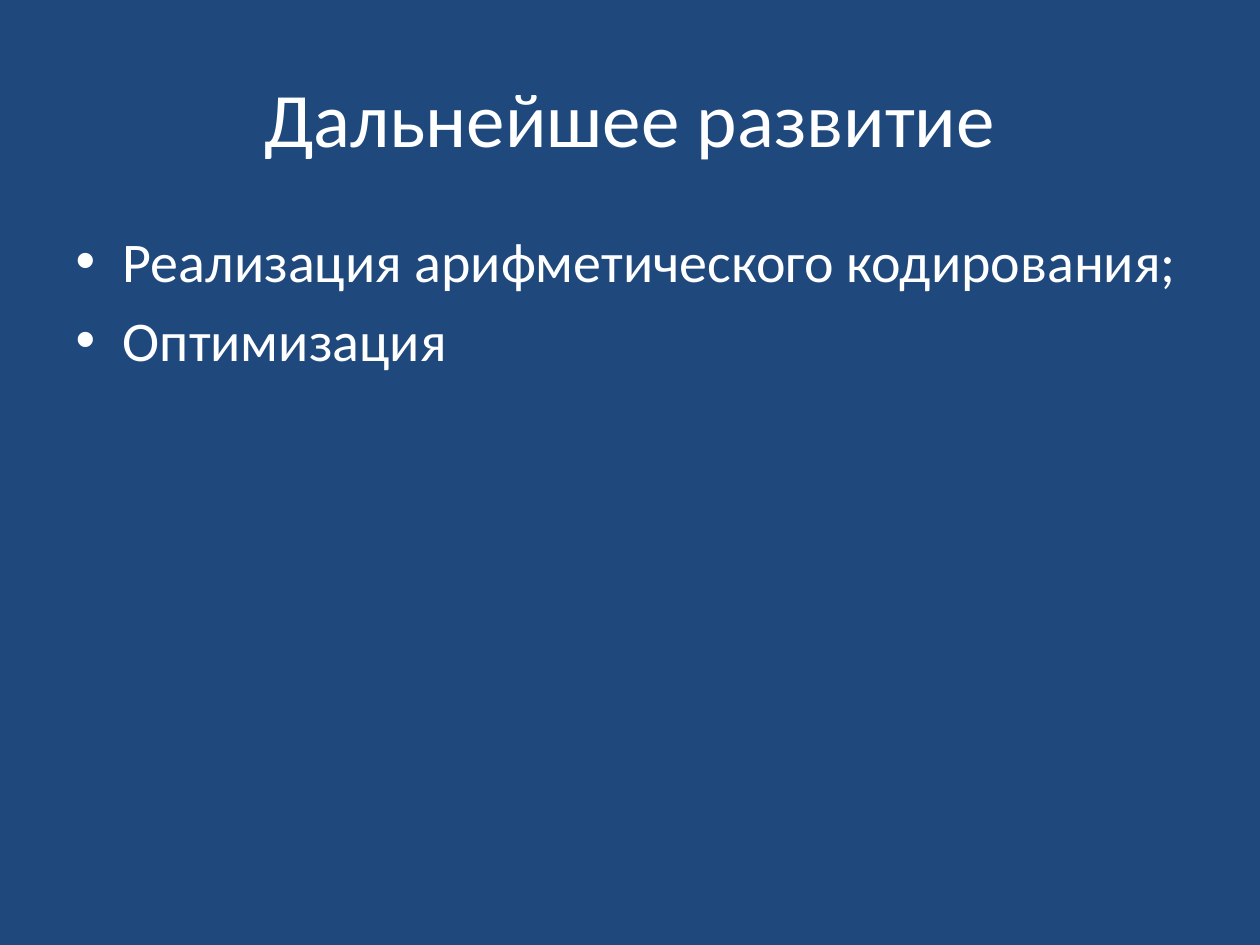
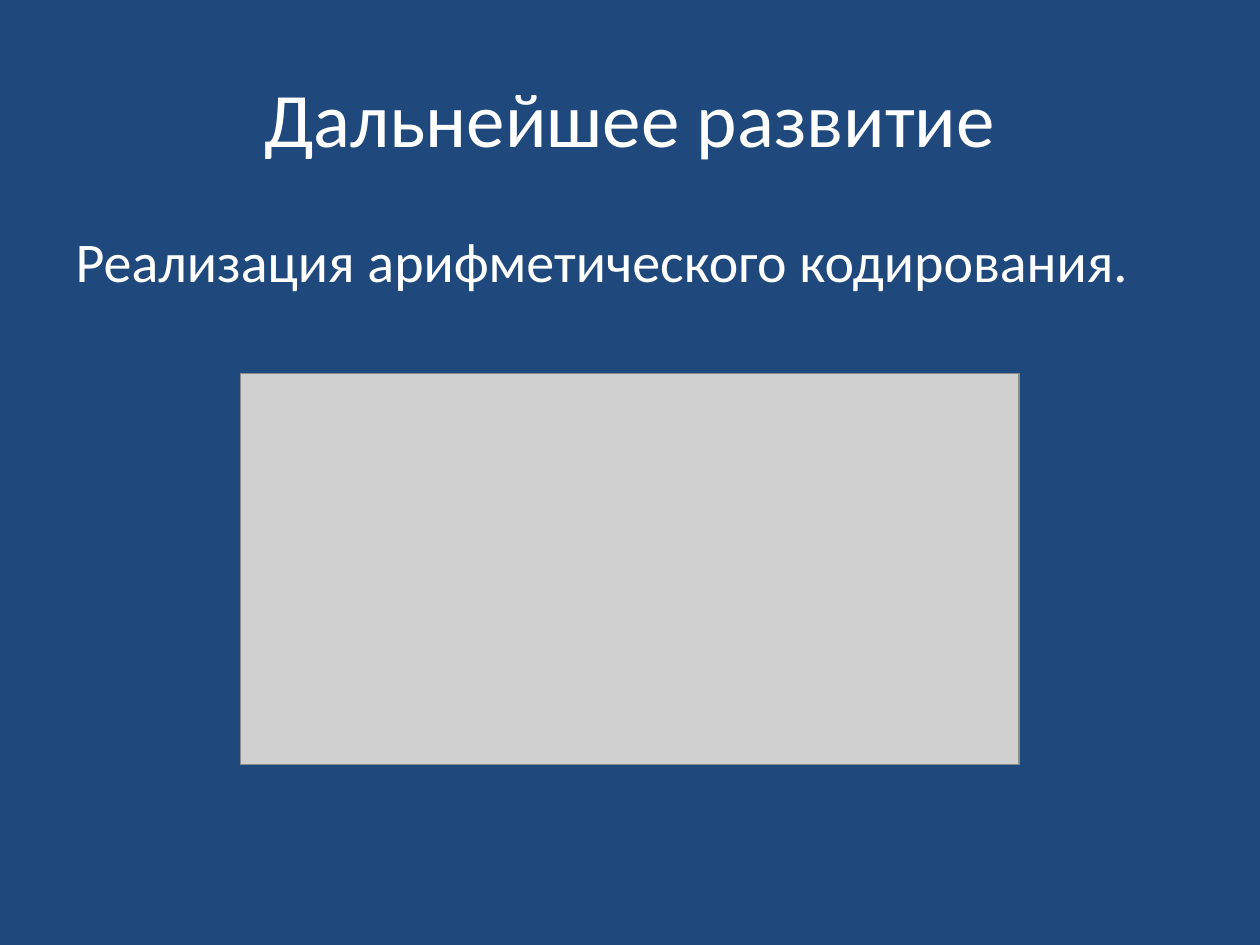
Before and after one commit to leschtsch/compressor, a slide deck: slide 5 of Презентация.pptx. Drawn at 1260x945 pixels with LibreOffice and Linux fonts; fonts in the diff are those of the drawing; grey boxes stand for pictures. Boxes give left, top, right and bottom in pixels: in the first picture for what was removed or moved away, otherwise in the second. Text is boxed around its words. In the diff, an @@ line names an element or a change of style, - is before the commit and + after.

```diff
--- a/Презентация.pptx
+++ b/Презентация.pptx
@@ text at <box>76,244,1127,292</box>: text changed @@
-• Реализация арифметического кодирования;
-• Оптимизация
+Реализация арифметического кодирования.
@@ picture added at <box>241,373,1019,764</box> @@
```
Also in this commit, not shown: 5 other slides changed, 3 slides added, 7 other files.
